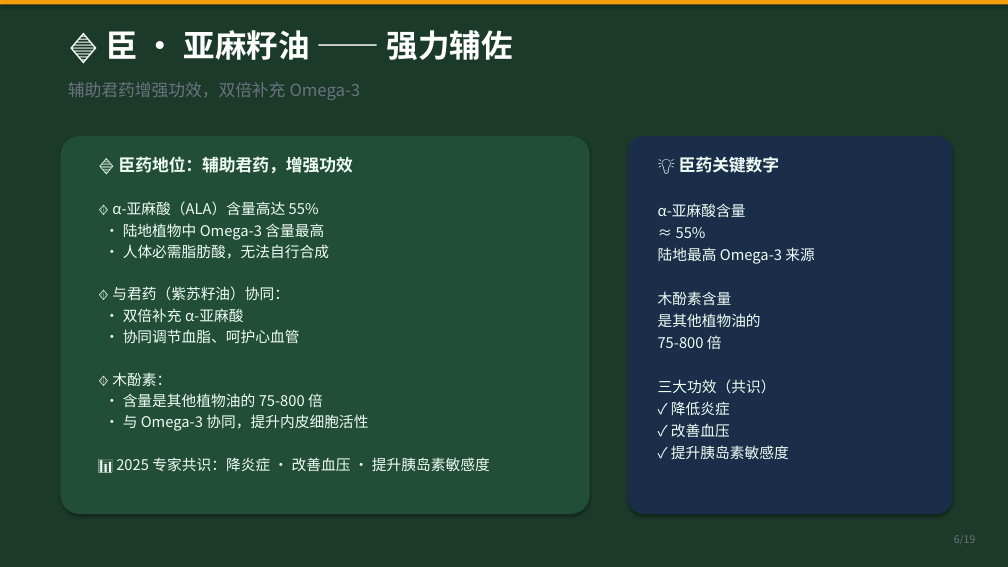
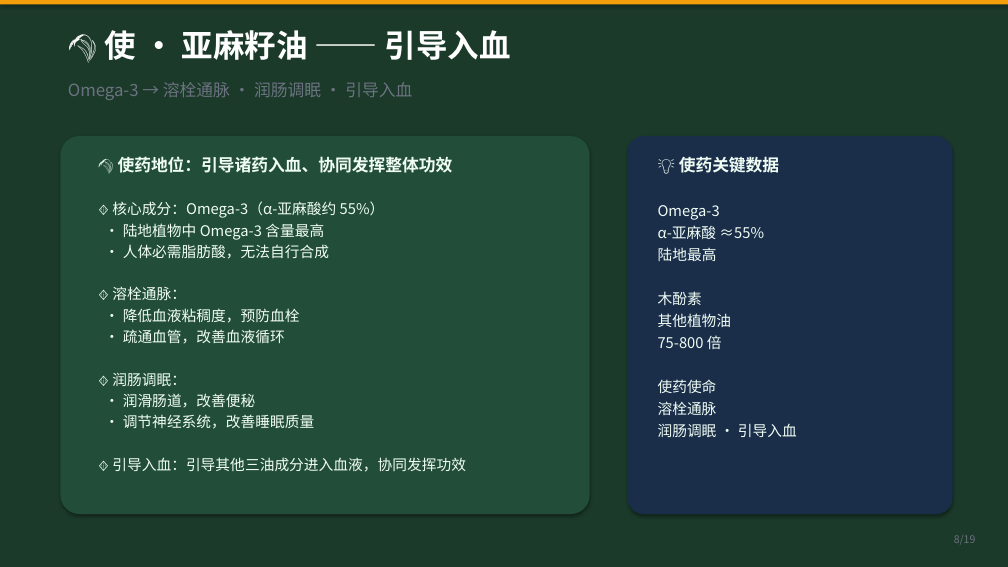
Before and after one commit to unclefrankie422/boyboy-manager, a slide deck: slide 8 of why-four-seed-oil.pptx (slide 6 before the commit). Drawn at 1008x567 pixels with LibreOffice and Linux fonts; fonts in the diff are those of the drawing. Boxes give left, top, right and bottom in pixels: in the first picture for what was removed or moved away, otherwise in the second. Text is boxed around its words. In the diff, an @@ line names an element or a change of style, - is before the commit and + after.

Commit message:
四籽油丸PPT v3：纠正君臣佐使排序（君山茶角鲨烯·臣紫苏高亚麻酸·佐葡萄原花青素·使亚麻Omega3）+ 新增清护调养四位一体 + 黄金配比恒温发酵工艺

```diff
--- a/why-four-seed-oil.pptx
+++ b/why-four-seed-oil.pptx
@@ text at (104,30,511,60): text changed @@
-🔷 臣 · 亚麻籽油 —— 强力辅佐
+🌾 使 · 亚麻籽油 —— 引导入血
@@ text at (68,82,412,100): text changed @@
-辅助君药增强功效，双倍补充 Omega-3
+Omega-3 → 溶栓通脉 · 润肠调眠 · 引导入血
@@ text at (112,156,453,218): text changed @@
-🔷 臣药地位：辅助君药，增强功效
-🔸 α-亚麻酸（ALA）含量高达 55%
+🌾 使药地位：引导诸药入血、协同发挥整体功效
+🔸 核心成分：Omega-3（α-亚麻酸约 55%）
@@ text at (658,157,779,327): text changed @@
-💡 臣药关键数字
-α-亚麻酸含量
-≈ 55%
-陆地最高 Omega-3 来源
-木酚素含量
-是其他植物油的
+💡 使药关键数据
+Omega-3
+α-亚麻酸 ≈55%
+陆地最高
+木酚素
+其他植物油
@@ text at (112,286,466,472): text changed @@
-🔸 与君药（紫苏籽油）协同：
-• 双倍补充 α-亚麻酸
-• 协同调节血脂、呵护心血管
-🔸 木酚素：
-• 含量是其他植物油的 75-800 倍
-• 与 Omega-3 协同，提升内皮细胞活性
-📊 2025 专家共识：降炎症 · 改善血压 · 提升胰岛素敏感度
+🔸 溶栓通脉：
+• 降低血液粘稠度，预防血栓
+• 疏通血管，改善血液循环
+🔸 润肠调眠：
+• 润滑肠道，改善便秘
+• 调节神经系统，改善睡眠质量
+🔸 引导入血：引导其他三油成分进入血液，协同发挥功效
@@ text at (658,379,797,437): text changed @@
-三大功效（共识）
-✓ 降低炎症
-✓ 改善血压
-✓ 提升胰岛素敏感度
+使药使命
+溶栓通脉
+润肠调眠 · 引导入血
```
Also in this commit, not shown: 16 other slides changed, 2 slides added, 2 slides removed, 1 other file.
